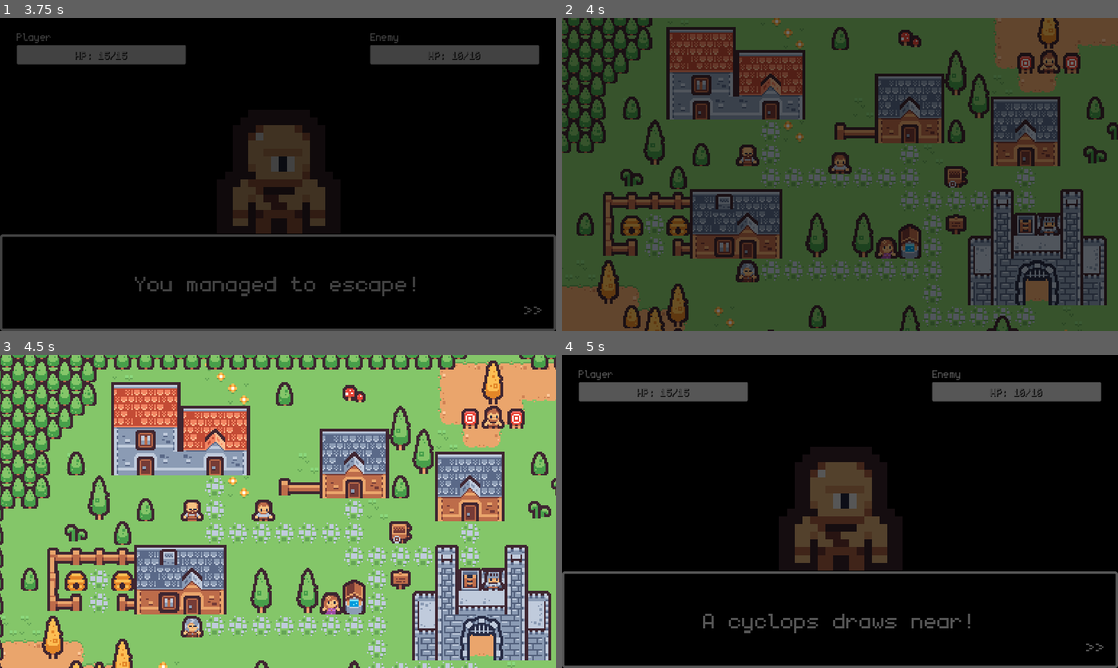
Above: before the commit, frames 1-4 (two rows, left to right).
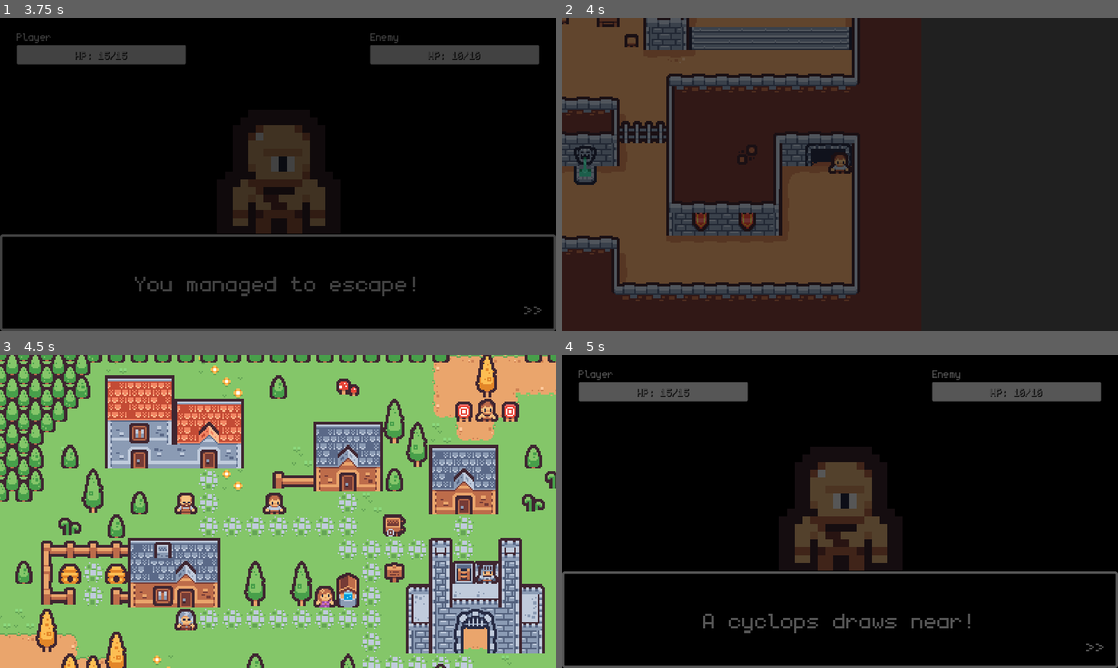
Above: after the commit, the same moments.

Repository: Teeohbee/TinyTown
Game: Godot game, scene res://world.tscn
Same seed, same stepped clock (60 frames per second), same inputs: the game is played once before the commit and once after it.
Inputs:
- Up to frame 1 (3.75 s): tap Enter (ui_accept) at 0.5, 0.77, 1.52, 2.75, 3.5 s; hold Right (ui_right) 0.53-1.28 s; hold Down (ui_down) 1.28-2 s; click "Run" at 2 s; hold Right (ui_right) 2.78-3.53 s; hold Up (ui_up) from 3.53 s (still down)
- Up to frame 2 (4 s): keep holding Up (ui_up); tap Enter (ui_accept) at 3.77 s
- Up to frame 3 (4.5 s): release Up (ui_up) at 4.28 s; hold Left (ui_left) from 4.28 s (still down)
- Up to frame 4 (5 s): keep holding Left (ui_left); tap Enter (ui_accept) at 4.52 s

Frame 1 is identical in both runs. In frame 2, 88% of the frame differs, in the area x 0-100%, y 0-100%; in frame 3, 46%; in frame 4, nothing differs.

Commit message:
Add random battles to dungeon

Diff:
--- a/battle.gd
+++ b/battle.gd
@@ -5,6 +5,7 @@
 # Constants for animation names and scene paths
 const INTRO_ANIMATION = "intro"
 const WORLD_SCENE_PATH = "res://world.tscn"
+const DUNGEON_SCENE_PATH = "res://dungeon.tscn"
 
 @onready var enemy_name = $Enemy.enemy_name
 
@@ -33,7 +34,7 @@
 	if chance == 1:
 		show_text_box("You managed to escape!")
 		await self.text_box_closed
-		SceneTransition.change_scene_to_file(WORLD_SCENE_PATH)
+		SceneTransition.change_scene_to_file(DUNGEON_SCENE_PATH)
 	else:
 		show_text_box("You couldn't escape!")
 		await self.text_box_closed
--- a/player.gd
+++ b/player.gd
@@ -57,7 +57,12 @@
 	play_tween(tween, dir)
 	moving = true
 	await tween.finished
-	moving = false
+	var chance = randi_range(0, 2)
+	if chance == 0 and self.get_parent().name == "Dungeon":
+		SceneTransition.change_scene_to_file(BATTLE_SCENE_PATH)
+		PlayerState.last_position[self.get_parent().name] = position
+	else:
+		moving = false
 
 
 # Plays the tween for the player movement
